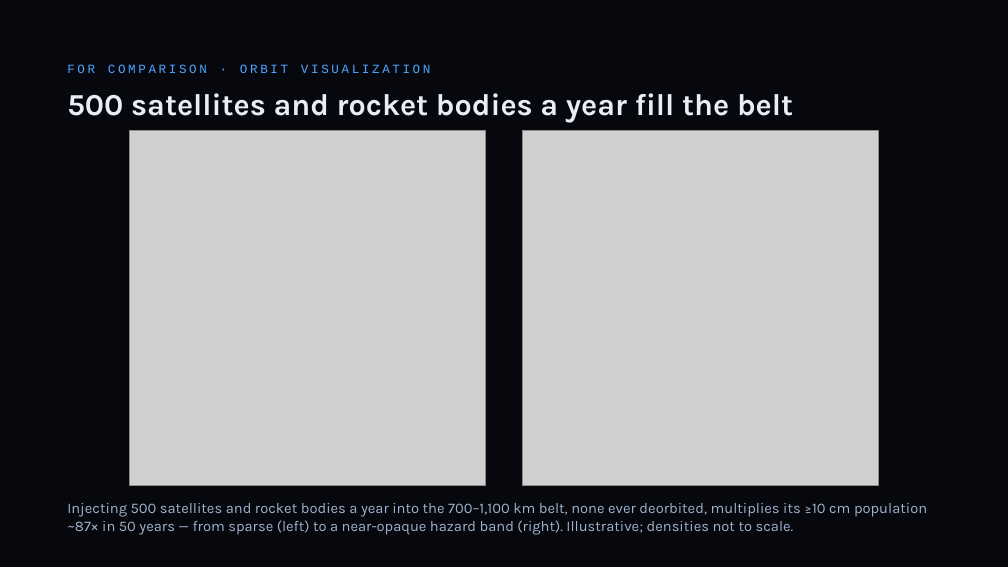
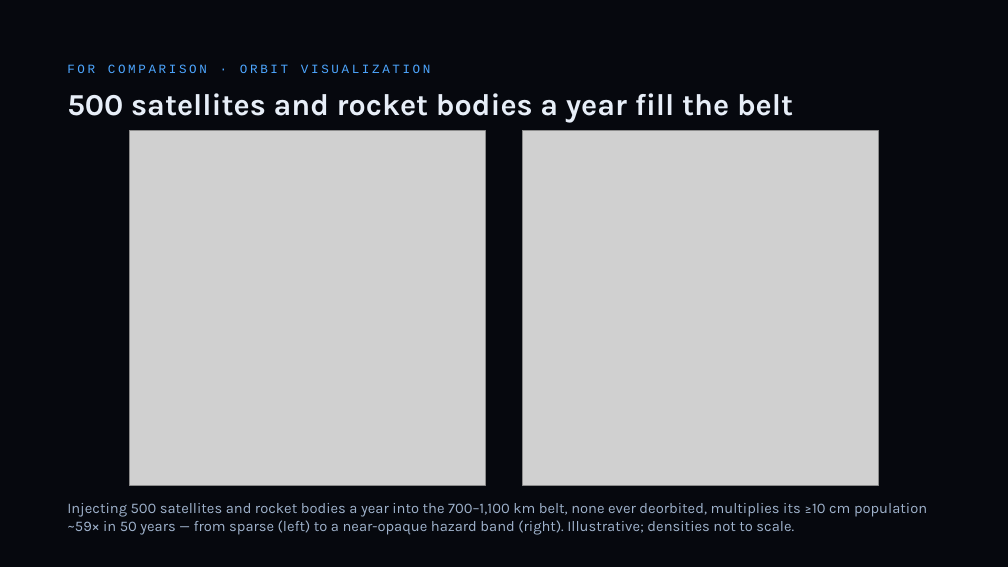
Before and after one commit to TimKadyrov/DebrisCascade, a slide deck: slide 18 of Barrel of Nails — Kessler Study.pptx. Drawn at 1008x567 pixels with LibreOffice and Linux fonts; fonts in the diff are those of the drawing; grey boxes stand for pictures. Boxes give left, top, right and bottom in pixels: in the first picture for what was removed or moved away, otherwise in the second. Text is boxed around its words. In the diff, an @@ line names an element or a change of style, - is before the commit and + after.

Commit message:
Deck on the cube engine; 2006 NASA benchmark panel
- Scenario numbers from 16-seed cube ensembles: nothing added x1.19,
  50/yr x2.6, 200/yr x18, 500/yr x59 (working satellites x4.6), operators
  quit ~yr 27 then x2.8, removal ~10/yr (~2 without explosions, ~60 with
  50/yr). Barrel-sized effects stay on the box model: ceiling +25%,
  90-230 barrels double the 1-10 cm field, ASAT ~22 barrels.
- Charts: seed-range bands/whiskers with the box model dashed; engine
  roles on the tool and engines slides.
- Limits slide: benchmark panel (LEGEND vs box vs cube, no old box) with
  the 2006 rerun at 16 seeds: cube 11.5 (5-17) vs LEGEND 10.8.
- SUMMARY and README rewritten for the cube headline and the benchmark.

```diff
--- a/Barrel of Nails — Kessler Study.pptx
+++ b/Barrel of Nails — Kessler Study.pptx
@@ text at [67,503,927,535]: text changed @@
-Injecting 500 satellites and rocket bodies a year into the 700–1,100 km belt, none ever deorbited, multiplies its ≥10 cm population ~87× in 50 years — from sparse (left) to a near-opaque hazard band (right). Illustrative; densities not to scale.
+Injecting 500 satellites and rocket bodies a year into the 700–1,100 km belt, none ever deorbited, multiplies its ≥10 cm population ~59× in 50 years — from sparse (left) to a near-opaque hazard band (right). Illustrative; densities not to scale.
```
Also in this commit, not shown: 14 other slides changed, 15 other files.
